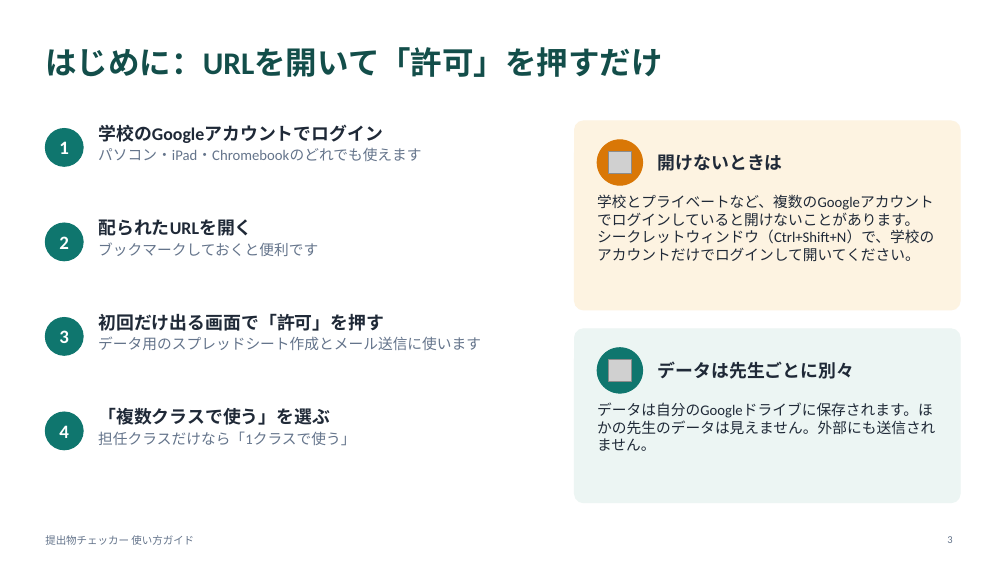
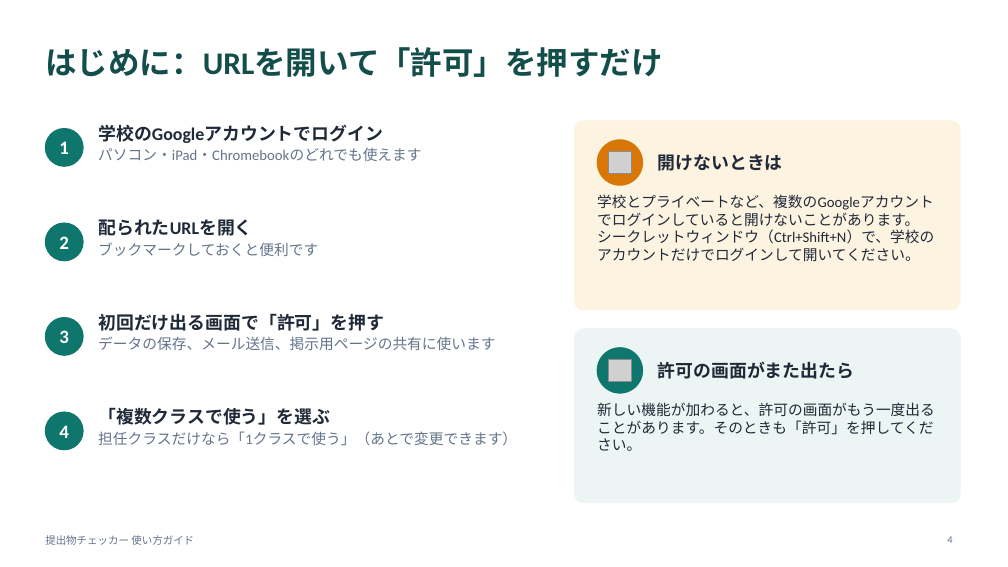
Before and after one commit to daharakazu-glitch/homework-checker, a slide deck: slide 4 of docs/提出物チェッカー_使い方ガイド.pptx (slide 3 before the commit). Drawn at 1008x567 pixels with LibreOffice and Linux fonts; fonts in the diff are those of the drawing; grey boxes stand for pictures. Boxes give left, top, right and bottom in pixels: in the first picture for what was removed or moved away, otherwise in the second. Text is boxed around its words. In the diff, an @@ line names an element or a change of style, - is before the commit and + after.

```diff
--- a/docs/提出物チェッカー_使い方ガイド.pptx
+++ b/docs/提出物チェッカー_使い方ガイド.pptx
@@ text at (98,336,495,350): text changed @@
-データ用のスプレッドシート作成とメール送信に使います
+データの保存、メール送信、掲示用ページの共有に使います
@@ text at (658,361,855,379): text changed @@
-データは先生ごとに別々
+許可の画面がまた出たら
@@ text at (597,402,935,451): text changed @@
-データは自分のGoogleドライブに保存されます。ほかの先生のデータは見えません。外部にも送信されません。
+新しい機能が加わると、許可の画面がもう一度出ることがあります。そのときも「許可」を押してください。
@@ text at (98,431,517,446): text changed @@
-担任クラスだけなら「1クラスで使う」
+担任クラスだけなら「1クラスで使う」（あとで変更できます）
@@ page number at (947,536,952,543): text changed @@
-3
+4
```
Also in this commit, not shown: 11 other slides changed, 8 slides added, 1 slide removed.
